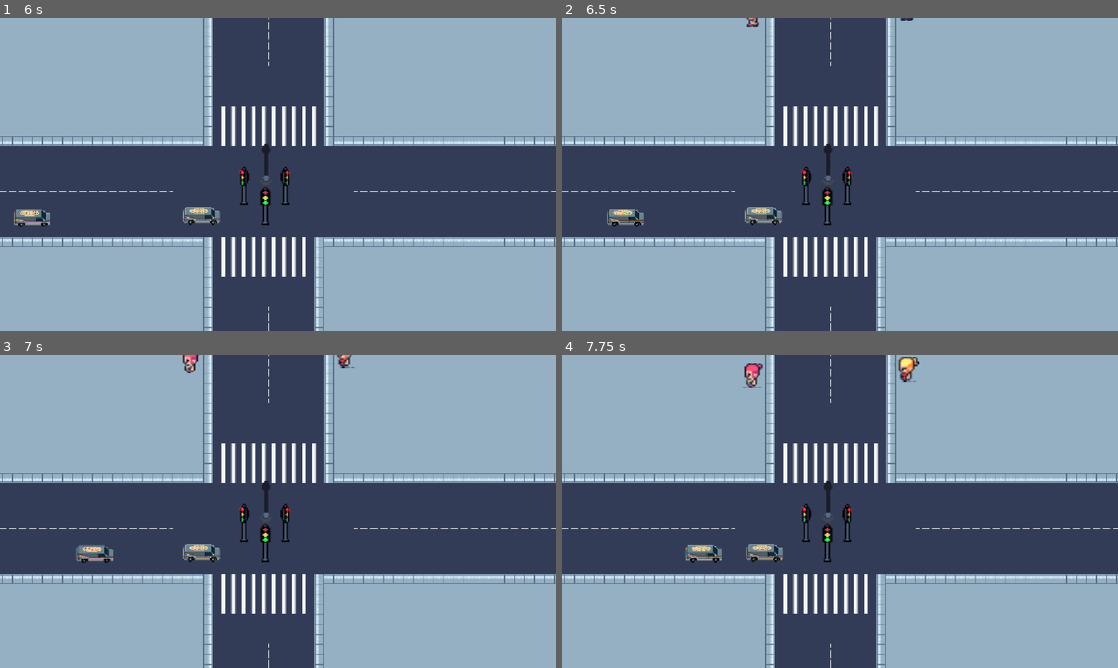
Above: before the commit, frames 1-4 (two rows, left to right).
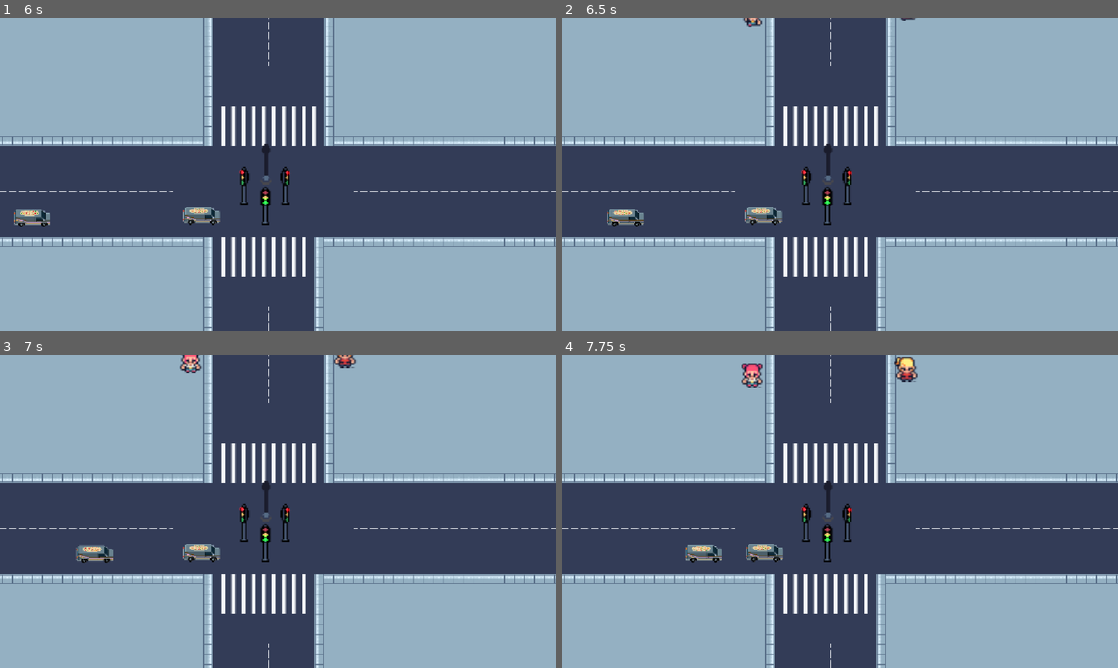
Above: after the commit, the same moments.

Repository: lafgo-fc/game-jam-repoooo
Game: Godot game, scene res://scne/test_one.tscn
The game is run twice, just before and just after one commit, with the same random seed, the same clock (stepped at 60 frames per second) and the same inputs.
Inputs:
- Up to frame 1 (6 s): tap Enter (ui_accept) at 0.5, 0.77, 1.25, 1.52, 3.02, 3.77, 4.52 s; hold R (traffic control right and left) from 0.53 s (still down)
- Up to frame 2 (6.5 s): keep holding R (traffic control right and left); tap Enter (ui_accept) at 6.02 s
- Up to frame 3 (7 s): keep holding R (traffic control right and left); tap Enter (ui_accept) at 6.77 s
- Up to frame 4 (7.75 s): keep holding R (traffic control right and left); tap Enter (ui_accept) at 7.52 s

Frame 1 is identical in both runs. In frame 2, less than 0.1% of the frame differs, in the area x 32-64%, y 0-3%; in frame 3, 0.3%; in frame 4, 0.4%, in the area x 32-65%, y 0-11%.

Commit message:
added multidirectional logics

Diff:
--- a/scne/npc_spawner.gd
+++ b/scne/npc_spawner.gd
@@ -1,7 +1,7 @@
 extends Node2D
 
 @export var npc: PackedScene
-@export var p1: Marker2D
+@export var near_pt: Marker2D
 
 func _ready() -> void:
 	spawn_npc()
@@ -10,14 +10,14 @@
 	if npc == null:
 		print("NPC scene not assigned")
 		return
-	if p1 == null:
+	if near_pt == null:
 		return
 
 	var npc_spawn = npc.instantiate()
 	add_child(npc_spawn)
 
 	npc_spawn.global_position = global_position
-	npc_spawn.p1 = p1
+	npc_spawn.near_pt = near_pt
 
 func _on_timer_timeout() -> void:
 	spawn_npc()
--- a/scne/pedestians.gd
+++ b/scne/pedestians.gd
@@ -7,18 +7,7 @@
 @onready var npc_4 = $"npc 4"
 @onready var npc_5 = $"npc 5"
 @onready var npc_6 = $"npc 6"
-
-@export var p1: Marker2D
-@export var p2: Marker2D
-@export var p3: Marker2D
-@export var p4: Marker2D
-@export var p5: Marker2D
-@export var p6: Marker2D
-@export var p7: Marker2D
-@export var p8: Marker2D
-@export var p9: Marker2D
-@export var p10: Marker2D
-@export var p11: Marker2D
+var near_pt : Marker2D
 var last_direction : String
 var npc_inside : bool = false
 var npc_name : AnimatedSprite2D
@@ -26,7 +15,7 @@
 
 const SPEED = 30.0
 
-var reached_p1 = false
+var reached_near_pt = false
 func _ready():
 	add_to_group("npc")
 	npc_list = [npc_1,npc_2,npc_3,npc_4,npc_5,npc_6]
@@ -36,18 +25,18 @@
 	npc_name.show()
 
 func _physics_process(delta: float) -> void:
-	if p1 == null:
+	if near_pt == null:
 		return
 
-	if reached_p1:
+	if reached_near_pt:
 		velocity = Vector2.ZERO
 		return
 
-	var distance = global_position.distance_to(p1.global_position)
-	var direction = global_position.direction_to(p1.global_position)
+	var distance = global_position.distance_to(near_pt.global_position)
+	var direction = global_position.direction_to(near_pt.global_position)
 
 	if distance < 8.0 or npc_inside == true:
-		reached_p1 = true
+		reached_near_pt = true
 		velocity = Vector2.ZERO
 		npc_name.play("idle " + last_direction)
 		return
@@ -59,15 +48,20 @@
 
 
 func process_animation(direction: Vector2):
-	if direction.x > 0:
-		npc_name.play("right")
-		last_direction = "right"
-	elif direction.x < 0:
-		npc_name.play("left")
-	elif direction.y > 0:
-		npc_name.play("top")
-	elif direction.y < 0 :
-		npc_name.play("front")
+	if abs(direction.x)>abs(direction.y):
+		if direction.x > 0:
+			npc_name.play("right")
+			last_direction = "right"
+		else :
+			npc_name.play("left")
+			last_direction = "left"
+	else:
+		if direction.y > 0:
+			npc_name.play("front")
+			last_direction = "front"
+		else :
+			npc_name.play("top")
+			last_direction = "top"
 
 
 
--- a/scne/test_one.tscn
+++ b/scne/test_one.tscn
@@ -1131,21 +1131,21 @@
 exit_point = NodePath("../target 2")
 fuckoff = NodePath("../fuckoffpoint")
 
-[node name="NpcSpawner" parent="." unique_id=2056746993 node_paths=PackedStringArray("p1") instance=ExtResource("5_uaidk")]
+[node name="NpcSpawner" parent="." unique_id=2056746993 node_paths=PackedStringArray("near_pt") instance=ExtResource("5_uaidk")]
 position = Vector2(-770, 158)
-p1 = NodePath("../waypoints/p1")
-
-[node name="NpcSpawner2" parent="." unique_id=2136522040 node_paths=PackedStringArray("p1") instance=ExtResource("5_uaidk")]
+near_pt = NodePath("../waypoints/p1")
+
+[node name="NpcSpawner2" parent="." unique_id=2136522040 node_paths=PackedStringArray("near_pt") instance=ExtResource("5_uaidk")]
 position = Vector2(53, -446)
-p1 = NodePath("../waypoints/p4")
-
-[node name="NpcSpawner3" parent="." unique_id=1458077235 node_paths=PackedStringArray("p1") instance=ExtResource("5_uaidk")]
+near_pt = NodePath("../waypoints/p4")
+
+[node name="NpcSpawner3" parent="." unique_id=1458077235 node_paths=PackedStringArray("near_pt") instance=ExtResource("5_uaidk")]
 position = Vector2(-190, -436)
-p1 = NodePath("../waypoints/p2")
-
-[node name="NpcSpawner4" parent="." unique_id=1979739054 node_paths=PackedStringArray("p1") instance=ExtResource("5_uaidk")]
+near_pt = NodePath("../waypoints/p2")
+
+[node name="NpcSpawner4" parent="." unique_id=1979739054 node_paths=PackedStringArray("near_pt") instance=ExtResource("5_uaidk")]
 position = Vector2(704, 156)
-p1 = NodePath("../waypoints/p3")
+near_pt = NodePath("../waypoints/p3")
 
 [node name="waypoints" type="Node2D" parent="." unique_id=193136837]
 position = Vector2(3, 5)
